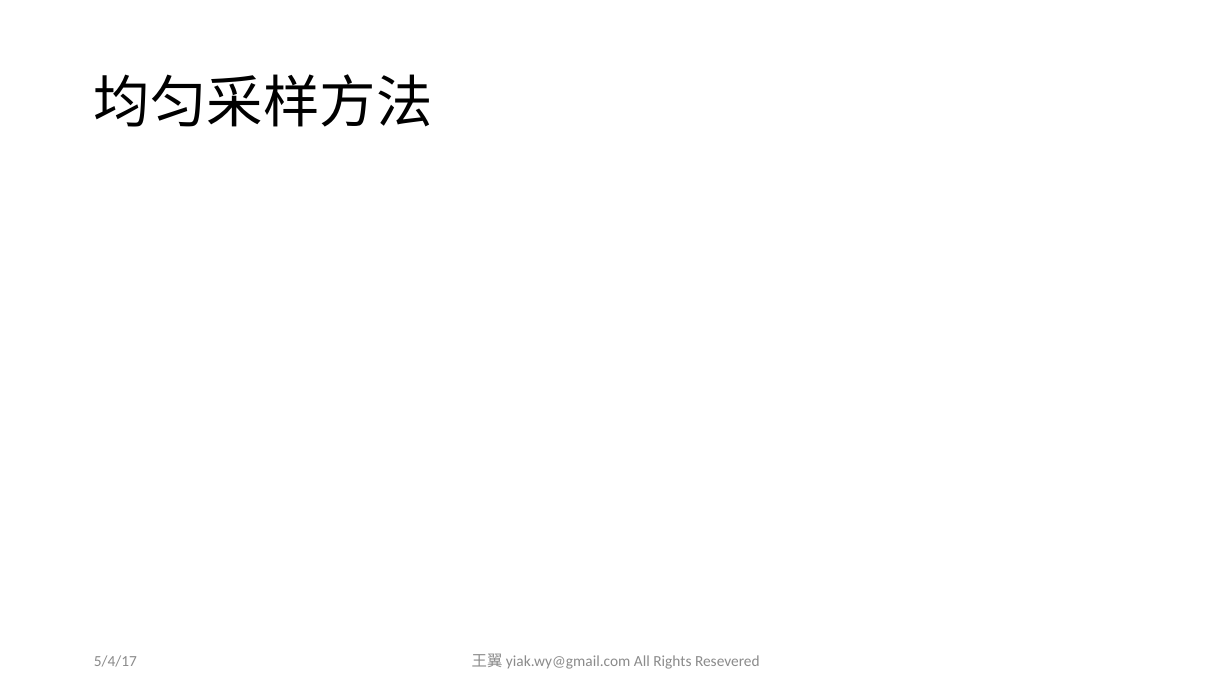
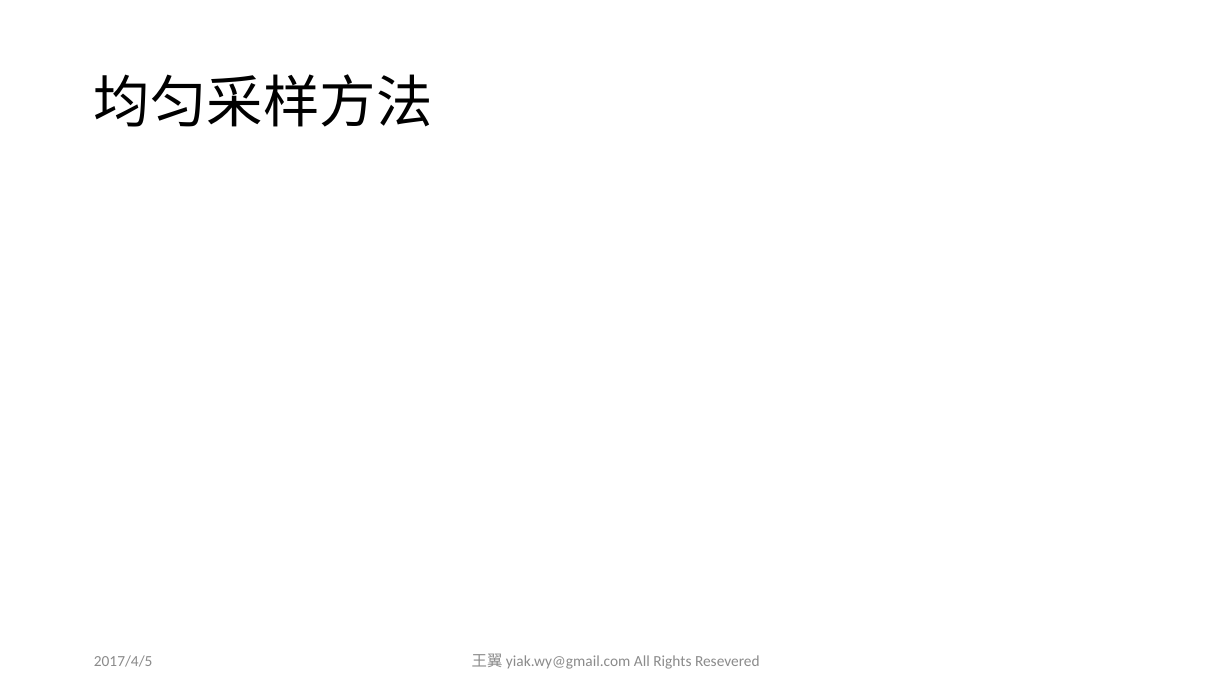
Before and after one commit to yiakwy/yiakwy.github.io, a slide deck: slide 31 of Computing Random Variables/Computing Random Variables.pptx (slide 32 before the commit). Drawn at 1232x693 pixels with LibreOffice and Linux fonts; fonts in the diff are those of the drawing; grey boxes stand for pictures. Boxes give left, top, right and bottom in pixels: in the first picture for what was removed or moved away, otherwise in the second. Text is boxed around its words. In the diff, an @@ line names an element or a change of style, - is before the commit and + after.

```diff
--- a/Computing Random Variables/Computing Random Variables.pptx
+++ b/Computing Random Variables/Computing Random Variables.pptx
@@ text at (94, 655, 153, 667): text changed @@
-5/4/17
+2017/4/5
```
Also in this commit, not shown: 34 other slides changed, 20 slides added.
